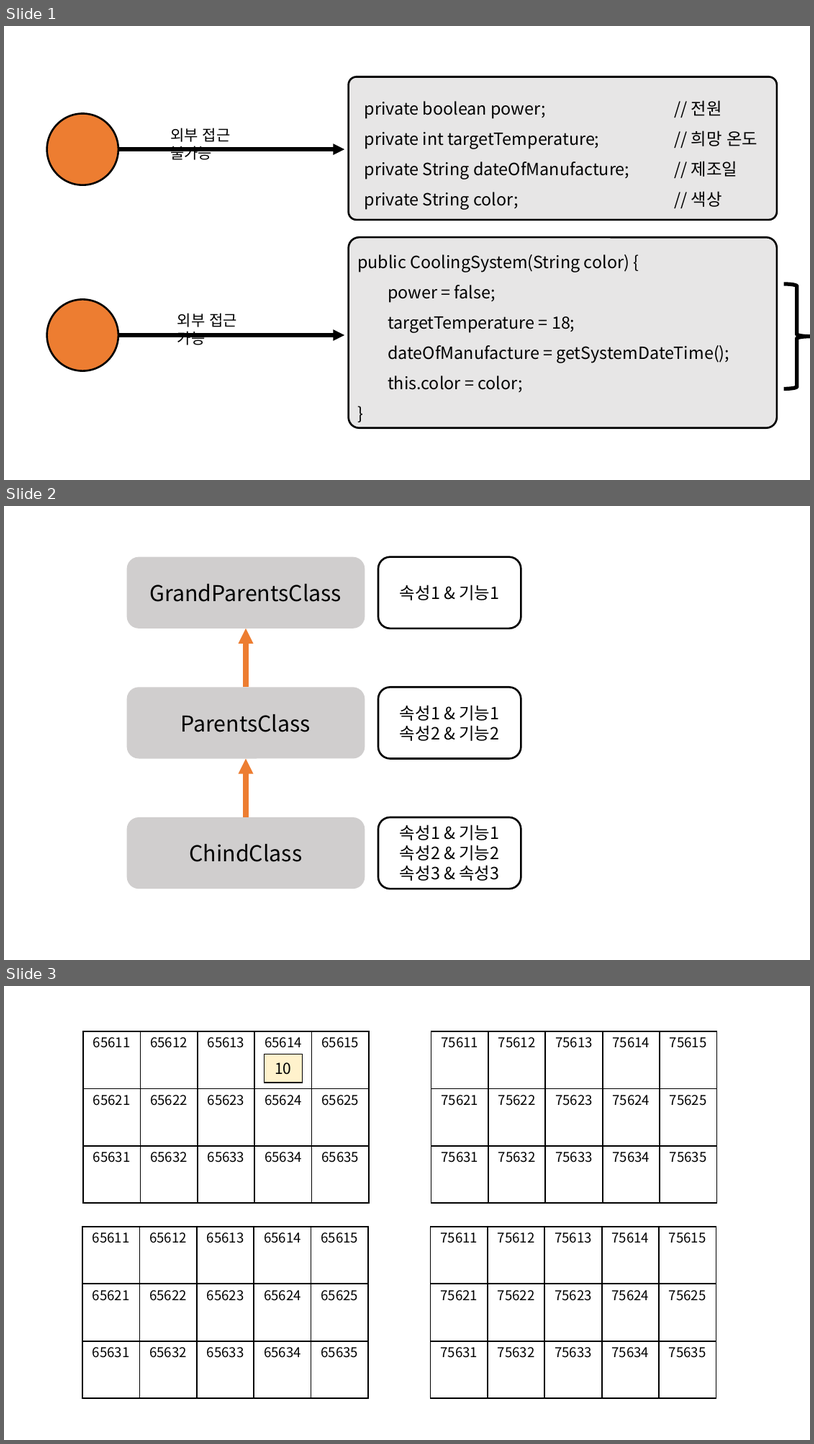
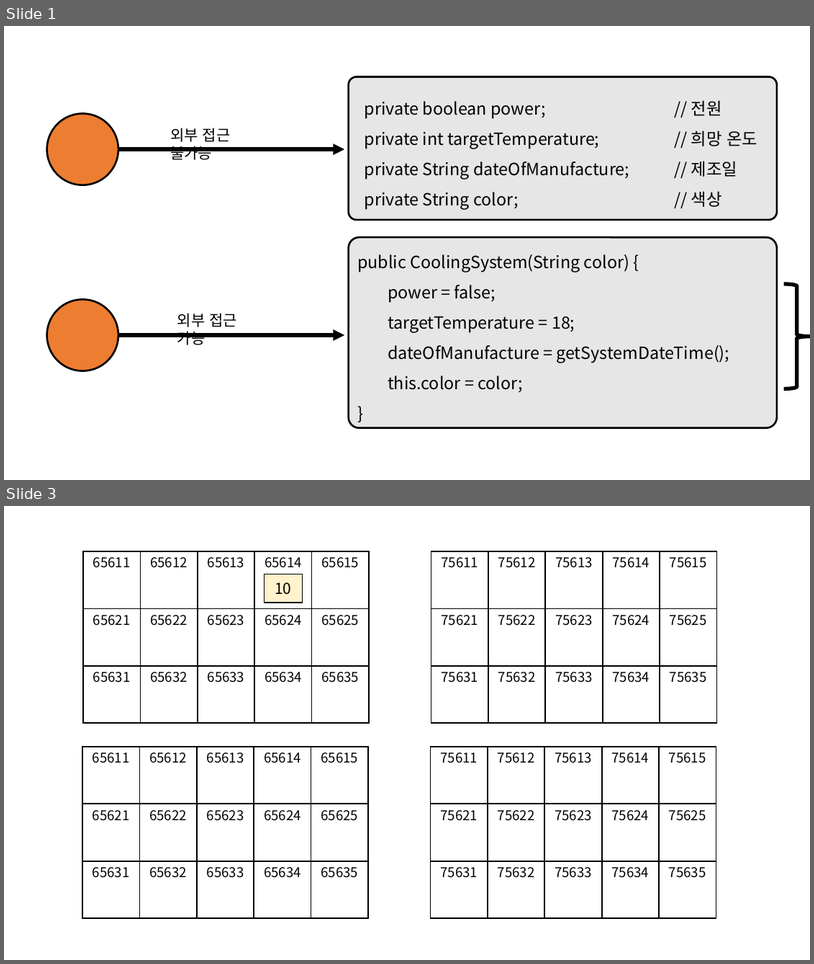
Before and after one commit to ho8566z/daily_log, a slide deck: create_notion_img.pptx. Shown one above the other, each under a label of ours: slides 1, 2 and 3 before the commit, slides 1 and 3 after it; the slides between them are not shown. The pictures are 814x1444 and 814x964 pixels, drawn with LibreOffice and Linux fonts; fonts in the diff are those of the drawing. Boxes give left, top, right and bottom in pixels: in the first picture for what was removed or moved away, otherwise in the second. Text is boxed around its words. In the diff, an @@ line names an element or a change of style, - is before the commit and + after.

```diff
--- a/create_notion_img.pptx
+++ b/create_notion_img.pptx
@@ slide 2 removed at bbox=[4, 506, 810, 960], background #FFFFFF @@
@@ group removed at bbox=[127, 557, 521, 888]: 6 rounded rectangles, 2 arrows @@
-GrandParentsClass
-ParentsClass
-ChindClass
-속성1 & 기능1
-속성1 & 기능1
-속성2 & 기능2
-속성1 & 기능1
-속성2 & 기능2
-속성3 & 속성3
```
Also in this commit, not shown: 1 slide added, 13 other files.
